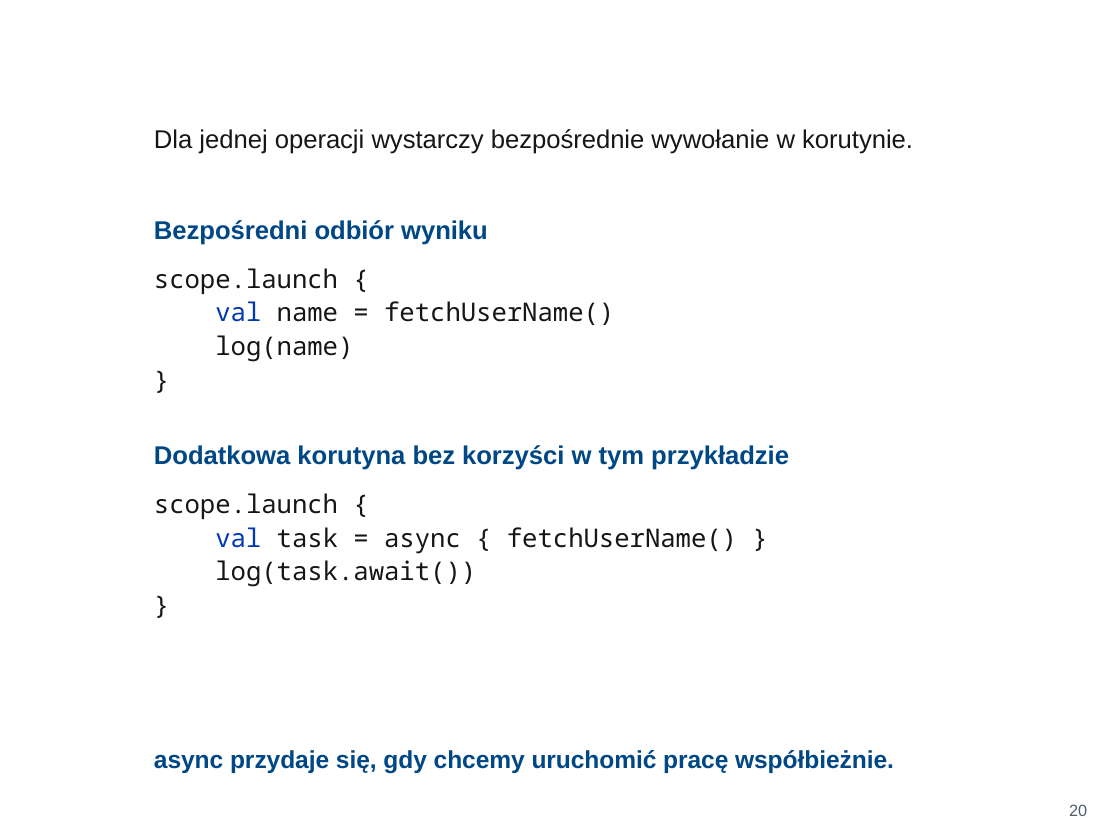
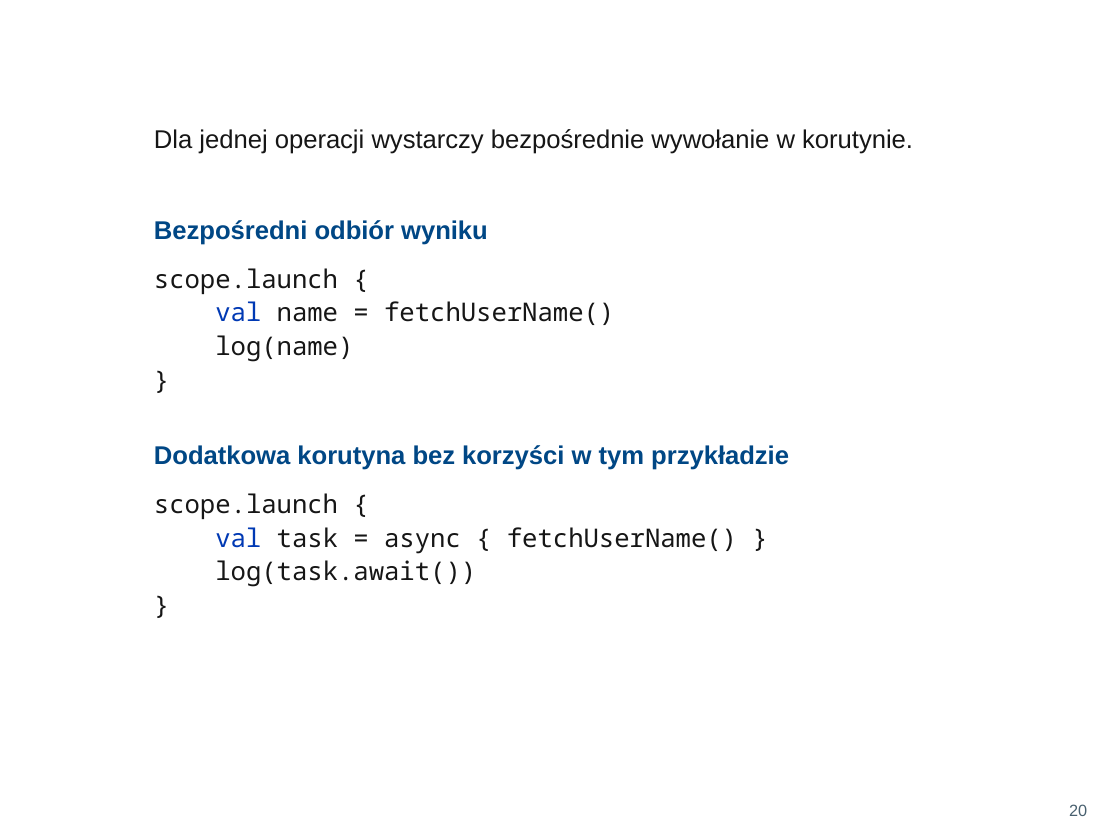
Before and after one commit to RafLew84/ProgUM, a slide deck: slide 30 of PUM2/Aktualne/Wykłady/Wyklad3.pptx. Drawn at 1120x840 pixels with LibreOffice and Linux fonts; fonts in the diff are those of the drawing; background and template pictures are left out. Boxes give left, top, right and bottom in pixels: in the first picture for what was removed or moved away, otherwise in the second. Text is boxed around its words. In the diff, an @@ line names an element or a change of style, - is before the commit and + after.

```diff
--- a/PUM2/Aktualne/Wykłady/Wyklad3.pptx
+++ b/PUM2/Aktualne/Wykłady/Wyklad3.pptx
@@ text removed at bbox=[154, 750, 894, 774] @@
-async przydaje się, gdy chcemy uruchomić pracę współbieżnie.
```
Also in this commit, not shown: 4 other slides changed, 1 other file.
